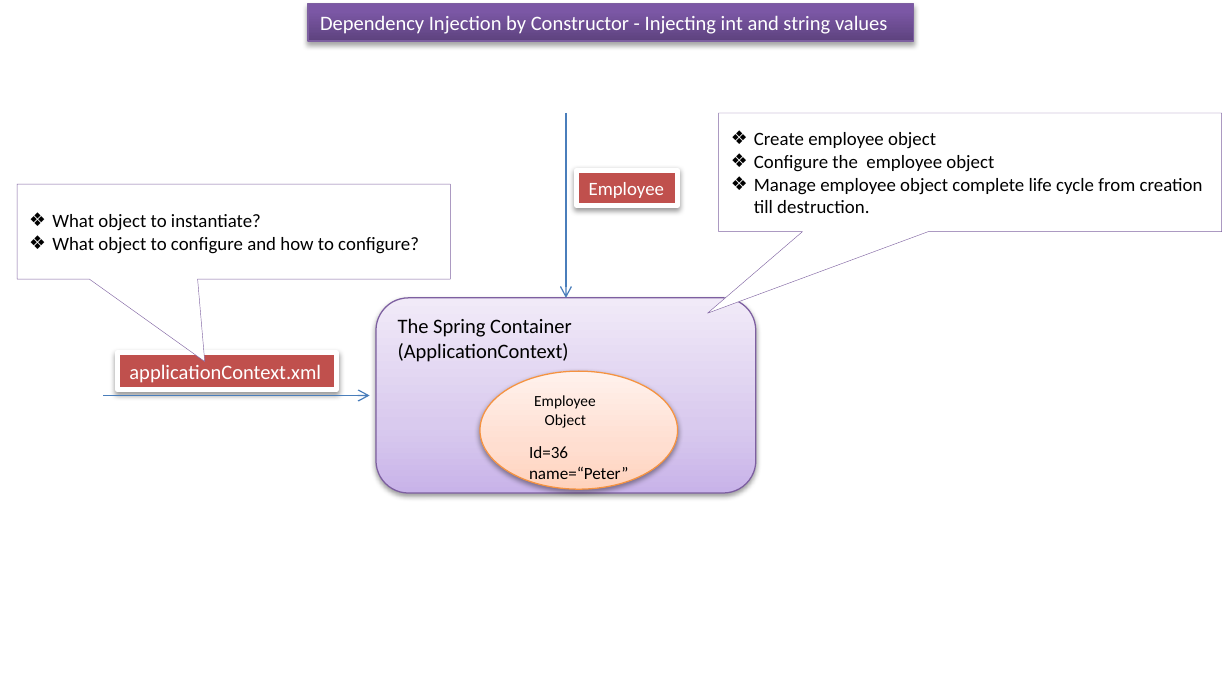
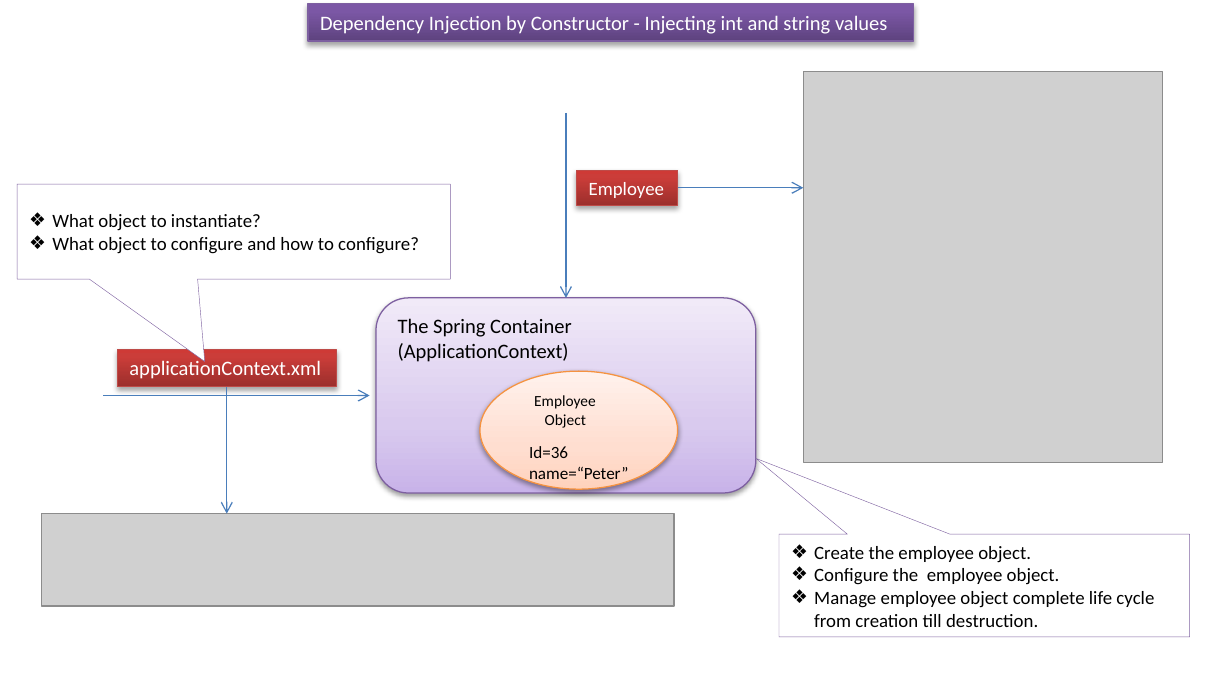
Before and after one commit to ramram43210/javaee, a slide deck: slide 4 of Later/Spring/4_Dependency_Injection/6/Dependency Injection by Constructor_Injecting int String.pptx. Drawn at 1232x678 pixels with LibreOffice and Linux fonts; fonts in the diff are those of the drawing; grey boxes stand for pictures. Boxes give left, top, right and bottom in pixels: in the first picture for what was removed or moved away, otherwise in the second. Text is boxed around its words. In the diff, an @@ line names an element or a change of style, - is before the commit and + after.

```diff
--- a/Later/Spring/4_Dependency_Injection/6/Dependency Injection by Constructor_Injecting int String.pptx
+++ b/Later/Spring/4_Dependency_Injection/6/Dependency Injection by Constructor_Injecting int String.pptx
@@ picture added at [803, 71, 1163, 462] @@
@@ rectangle "Employee" at [577, 170, 678, 206]: fill #C0504D to gradient #9C2F2D to #CB3E3A to #CE3B37; outline #FFFFFF 3 pt to #BF4C48 0.75 pt; shadow changed @@
@@ arrow added from (678, 187) to (803, 187), #4B7EBC 0.75 pt @@
@@ rectangle "applicationContext.xml" at [117, 349, 336, 386]: fill #C0504D to gradient #9C2F2D to #CB3E3A to #CE3B37; outline #FFFFFF 3 pt to #BF4C48 0.75 pt; shadow changed @@
@@ arrow added from (227, 387) to (227, 514), #4B7EBC 0.75 pt @@
@@ picture added at [42, 514, 675, 606] @@
@@ speech box "Create the employee object.": place and size @@
-speech box "Create the employee object." at [718, 113, 1221, 232]
+speech box "Create the employee object." at [779, 533, 1189, 636]
@@ speech box "Create the employee object." at [779, 533, 1189, 636]: proportions changed @@
@@ text in speech box at [814, 546, 1060, 585]: text changed @@
-❖ Create employee object
-❖ Configure the employee object
+❖ Create the employee object.
+❖ Configure the employee object.
```
Also in this commit, not shown: 2 other files.
